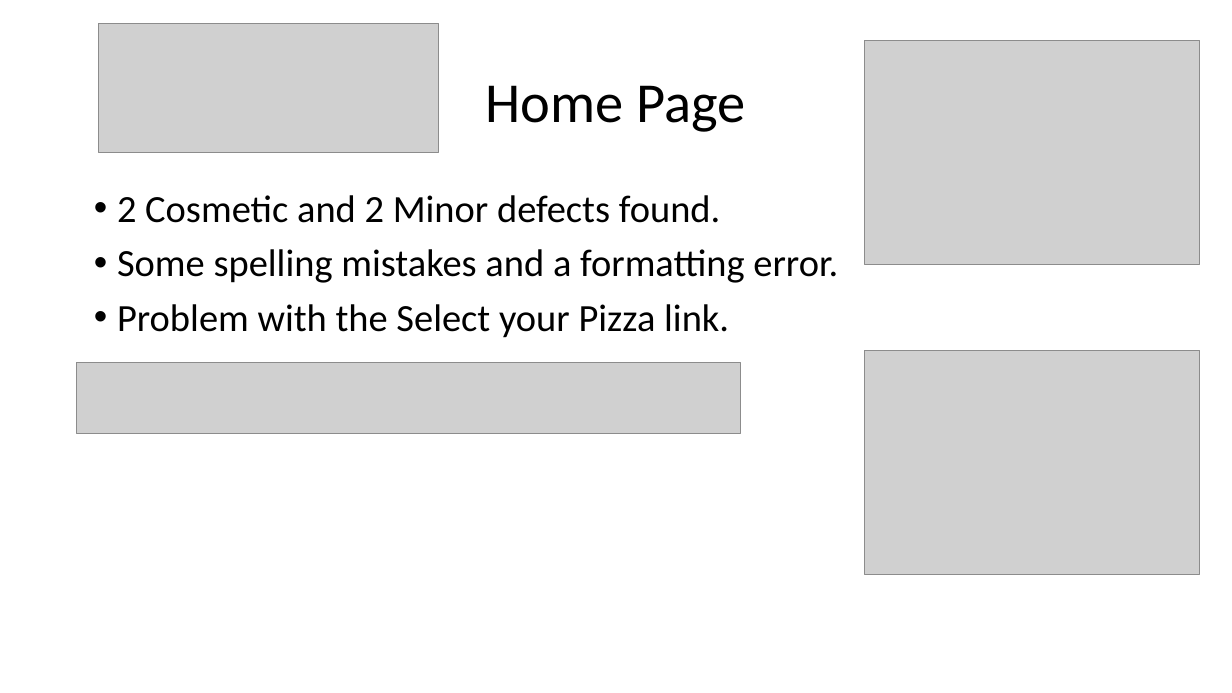
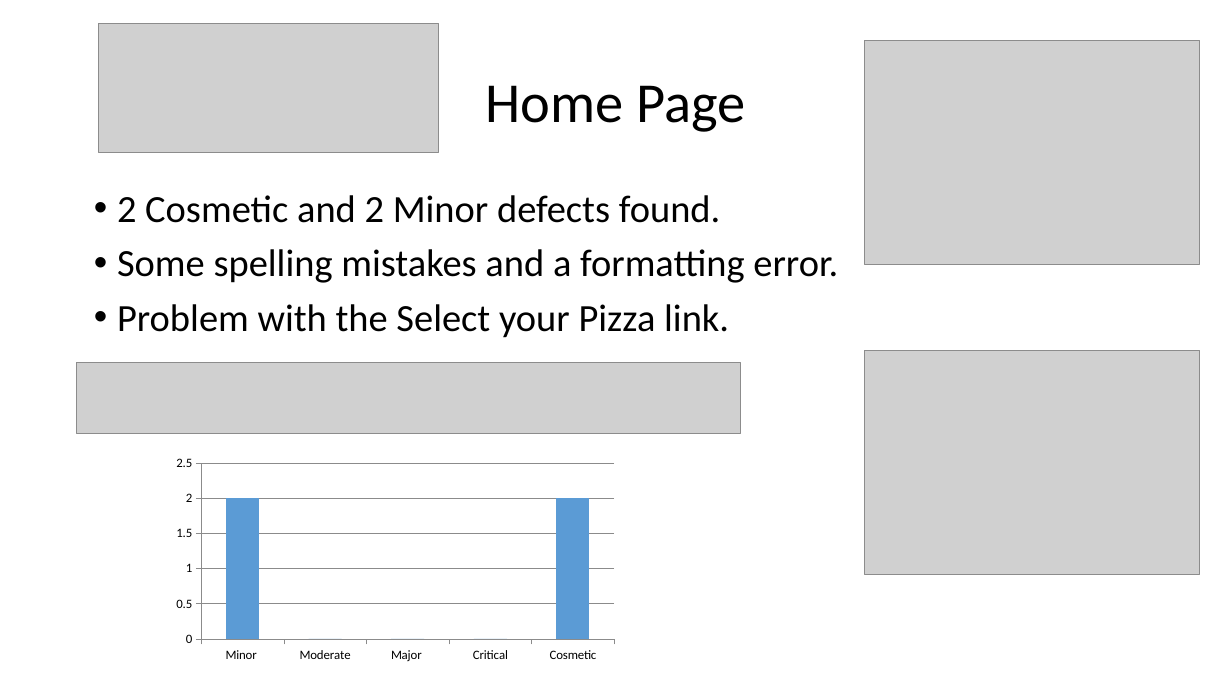
Before and after one commit to KevinOHare/Software-Testing-And-Verification, a slide deck: slide 2 of Presentation/Echo_Presentation.pptx. Drawn at 1232x693 pixels with LibreOffice and Linux fonts; fonts in the diff are those of the drawing; grey boxes stand for pictures. Boxes give left, top, right and bottom in pixels: in the first picture for what was removed or moved away, otherwise in the second. Text is boxed around its words. In the diff, an @@ line names an element or a change of style, - is before the commit and + after.

Commit message:
Final update

```diff
--- a/Presentation/Echo_Presentation.pptx
+++ b/Presentation/Echo_Presentation.pptx
@@ column chart added at [161, 445, 625, 668] @@
+categories: Minor , Moderate, Major , Critical, Cosmetic
+Series 1: 2, 0, 0, 0, 2
```
